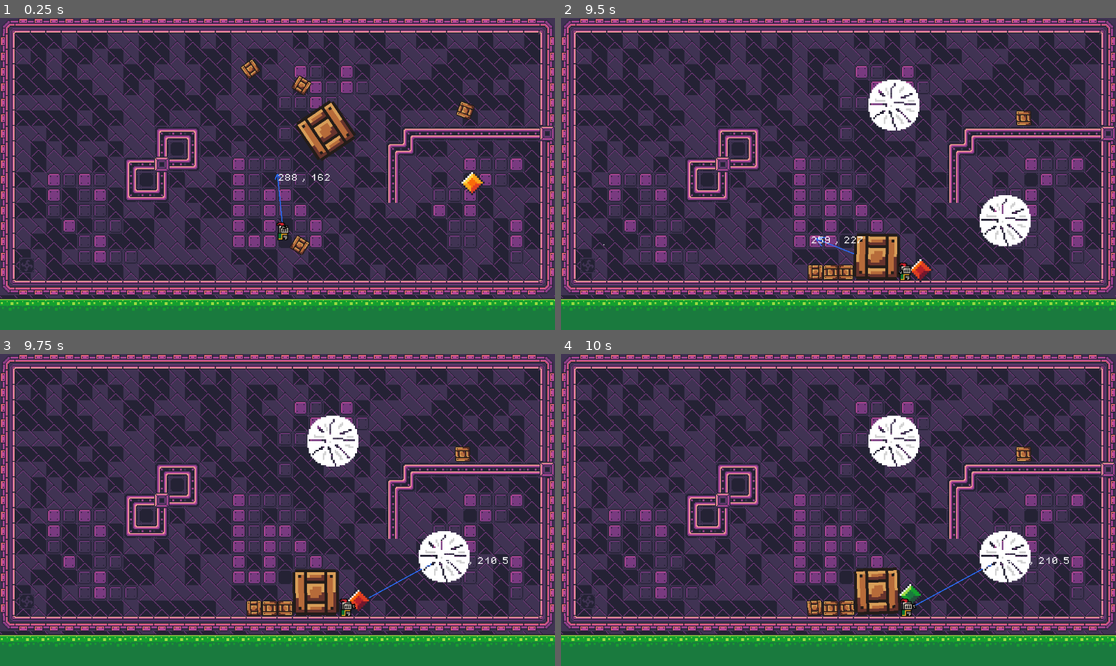
Above: before the commit, frames 1-4 (two rows, left to right).
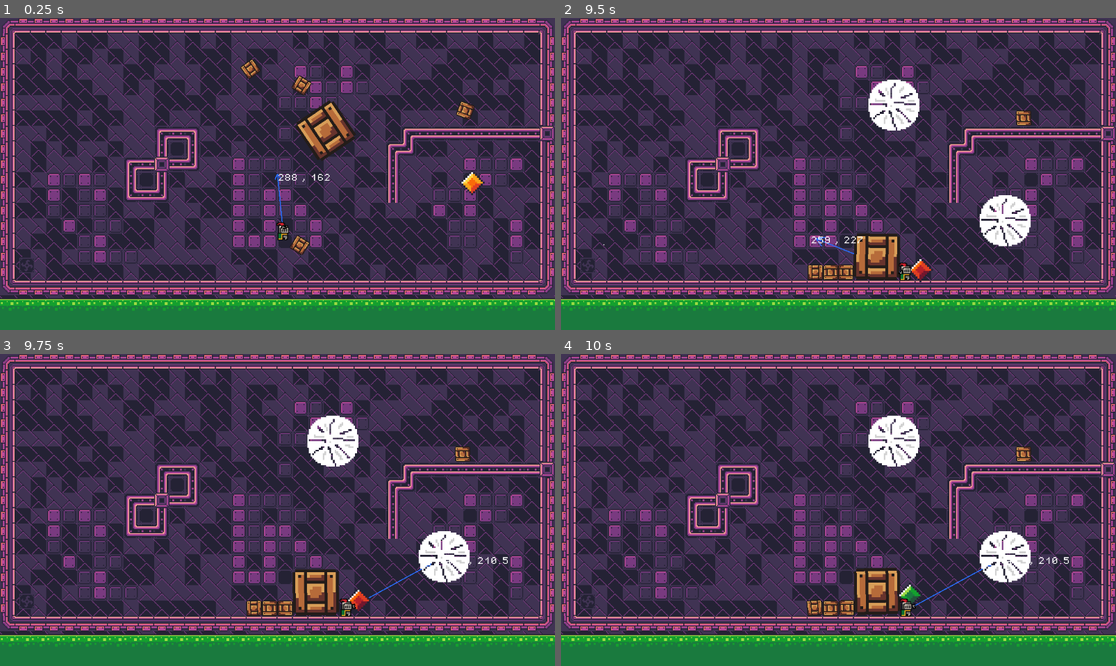
Above: after the commit, the same moments.

Repository: varblez/ZeroG
Game: Godot game, scene res://Scene/game.tscn
Two runs of this game, one before a commit and one after it. Both use one fixed random seed, a clock stepped at 60 frames per second and the inputs below.
Inputs (mouse positions are in pixels of both pictures, inside the frame that each line leads up to):
- Up to frame 1 (0.25 s): no input
- Up to frame 2 (9.5 s): tap Enter (ui_accept) at 0.5, 0.77, 1.25, 1.52, 2, 2.75, 3.02, 3.77, 4.52, 6.02, 6.77, 7.52, 9.02 s; move the mouse to (960, 158) at 0.52 s; hold D (right) 0.53-2.03 s; click (960, 158) at 0.6 s; move the mouse to (727, 189) at 1.27 s; tap Q (gadget) at 1.35, 5.85 s; move the mouse to (894, 105) at 2.02 s; hold A (left) 2.03-2.78 s; tap F (grab) at 2.1, 6.6 s; move the mouse to (810, 236) at 2.77 s; hold D (right) 2.78-4.28 s; tap G (gravity) at 2.85, 7.35 s; move the mouse to (1005, 220) at 3.52 s; right-click (1005, 220) at 3.6 s; move the mouse to (672, 127) at 4.27 s; hold A (left) 4.28-5.03 s; tap V (vent) at 4.35, 8.85 s; move the mouse to (866, 174) at 5.02 s; hold D (right) 5.03-5.78 s; click (866, 174) at 5.1 s; move the mouse to (755, 96) at 5.77 s; hold A (left) 5.78-7.28 s; move the mouse to (960, 158) at 6.52 s; move the mouse to (727, 189) at 7.27 s; hold D (right) from 7.28 s (still down); move the mouse to (894, 105) at 8.02 s; right-click (894, 105) at 8.1 s; move the mouse to (810, 236) at 8.77 s
- Up to frame 3 (9.75 s): tap Enter (ui_accept) at 9.5 s; move the mouse to (444, 556) at 9.52 s; release D (right) at 9.53 s; hold A (left) from 9.53 s (still down); click (444, 556) at 9.6 s
- Up to frame 4 (10 s): keep holding A (left); tap Enter (ui_accept) at 9.77 s

Frames 1-3 are identical in both runs. In frame 4, 0.2% of the frame differs, in the area x 50-78%, y 67-85%.

Commit message:
added damage to enemy

Diff:
--- a/zerog/Scene/enemy.tscn
+++ b/zerog/Scene/enemy.tscn
@@ -1,10 +1,12 @@
-[gd_scene load_steps=13 format=3 uid="uid://cx7as1rgkgn2y"]
+[gd_scene load_steps=16 format=3 uid="uid://cx7as1rgkgn2y"]
 
 [ext_resource type="Script" path="res://Scripts/enemy.gd" id="1_ecpso"]
 [ext_resource type="Texture2D" uid="uid://bbg4o8uj4jgo0" path="res://Assets/sci-fi-tileset.png" id="1_rtf2i"]
 [ext_resource type="Script" path="res://Scripts/state_machine.gd" id="3_1dwe3"]
 [ext_resource type="Script" path="res://Scripts/EnemyIdle.gd" id="4_uloj7"]
 [ext_resource type="Script" path="res://Scripts/EnemyFollow.gd" id="5_3emgr"]
+[ext_resource type="PackedScene" uid="uid://c7nqq2p8vewxx" path="res://Scene/health_component.tscn" id="6_kjydu"]
+[ext_resource type="PackedScene" uid="uid://bxub1qva5n44t" path="res://Scene/hurtbox_component.tscn" id="7_oh8t8"]
 
 [sub_resource type="AtlasTexture" id="AtlasTexture_hsw8m"]
 atlas = ExtResource("1_rtf2i")
@@ -56,6 +58,8 @@
 
 [sub_resource type="CircleShape2D" id="CircleShape2D_7yulx"]
 
+[sub_resource type="CircleShape2D" id="CircleShape2D_dmugp"]
+
 [node name="Enemy" type="CharacterBody2D"]
 collision_layer = 15
 collision_mask = 15
@@ -90,4 +94,12 @@
 [node name="EnemyFollow" type="Node" parent="StateMachine"]
 script = ExtResource("5_3emgr")
 
+[node name="HealthComponent" parent="." instance=ExtResource("6_kjydu")]
+
+[node name="HurtboxComponent" parent="." node_paths=PackedStringArray("health_component") instance=ExtResource("7_oh8t8")]
+health_component = NodePath("../HealthComponent")
+
+[node name="CollisionShape2D" type="CollisionShape2D" parent="HurtboxComponent"]
+shape = SubResource("CircleShape2D_dmugp")
+
 [connection signal="timeout" from="Timer" to="." method="_on_timer_timeout"]
--- /dev/null
+++ b/zerog/Scene/health_component.tscn
@@ -0,0 +1,6 @@
+[gd_scene load_steps=2 format=3 uid="uid://c7nqq2p8vewxx"]
+
+[ext_resource type="Script" path="res://Scripts/health_component.gd" id="1_qi2lw"]
+
+[node name="HealthComponent" type="Node2D"]
+script = ExtResource("1_qi2lw")
--- /dev/null
+++ b/zerog/Scene/hurtbox_component.tscn
@@ -0,0 +1,6 @@
+[gd_scene load_steps=2 format=3 uid="uid://bxub1qva5n44t"]
+
+[ext_resource type="Script" path="res://Scripts/hurtbox_component.gd" id="1_wugn3"]
+
+[node name="HurtboxComponent" type="Area2D"]
+script = ExtResource("1_wugn3")
--- a/zerog/Scene/player2.tscn
+++ b/zerog/Scene/player2.tscn
@@ -31,6 +31,9 @@
 
 [sub_resource type="CircleShape2D" id="CircleShape2D_1knrq"]
 radius = 3.0
+
+[sub_resource type="RectangleShape2D" id="RectangleShape2D_m7yjd"]
+size = Vector2(52, 2)
 
 [node name="Player" type="RigidBody2D"]
 collision_layer = 2
@@ -77,6 +80,13 @@
 position = Vector2(7, 0)
 texture = ExtResource("4_6v5r5")
 
+[node name="TempWeapon" type="Area2D" parent="Grabber"]
+position = Vector2(8, 0)
+
+[node name="CollisionShape2D" type="CollisionShape2D" parent="Grabber/TempWeapon"]
+position = Vector2(23, 0)
+shape = SubResource("RectangleShape2D_m7yjd")
+
 [node name="PinJoint2D" type="PinJoint2D" parent="."]
 position = Vector2(8, 0)
 node_a = NodePath("..")
@@ -116,3 +126,4 @@
 
 [connection signal="timeout" from="TouchTimer" to="." method="_on_touch_timer_timeout"]
 [connection signal="body_entered" from="Grabber" to="." method="_on_grabber_body_entered"]
+[connection signal="area_entered" from="Grabber/TempWeapon" to="." method="_on_temp_weapon_area_entered"]
--- /dev/null
+++ b/zerog/Scripts/Attack.gd
@@ -0,0 +1,6 @@
+extends Node
+class_name Attack
+
+var damage : float
+var knockback : float
+var hit_position : Vector2
--- /dev/null
+++ b/zerog/Scripts/health_component.gd
@@ -0,0 +1,13 @@
+extends Node2D
+class_name HealthComponent
+
+var health : float
+var max_health : float = 100.0
+
+func _ready() -> void:
+	health = max_health
+
+func damage(attack : Attack):
+	health -= attack.damage
+	if health <= 0:
+		get_parent().queue_free()
--- /dev/null
+++ b/zerog/Scripts/hurtbox_component.gd
@@ -0,0 +1,7 @@
+extends Area2D
+class_name HurtboxComponent
+@export var health_component : HealthComponent
+
+func damage(attack : Attack):
+	if health_component:
+		health_component.damage(attack)
--- a/zerog/Scripts/player_2.gd
+++ b/zerog/Scripts/player_2.gd
@@ -10,6 +10,7 @@
 @onready var floor_ray : RayCast2D = rays.get_child(1)
 @onready var wall_ray_l : RayCast2D = rays.get_child(2)
 @onready var ceiling_ray : RayCast2D = rays.get_child(3)
+@onready var temp_weapon: Area2D = $Grabber/TempWeapon
 var FREEZE_AREA = preload("res://Scene/freeze_area.tscn")
 #external nodes added in the inspector
 @export var tools: Node2D
@@ -96,3 +97,13 @@
 func _on_touch_timer_timeout() -> void:
 	gravity_lock = false
 	print("open")
+
+
+func _on_temp_weapon_area_entered(area: Area2D) -> void:
+	if area is HurtboxComponent:
+		var h_box : HurtboxComponent = area
+		var attack = Attack.new()
+		attack.damage = 20.0
+		attack.knockback = 10.0
+		attack.hit_position = position
+		h_box.damage(attack)
Not shown: 1 places in zerog/Scene/player2.tscn that only renumber resources
